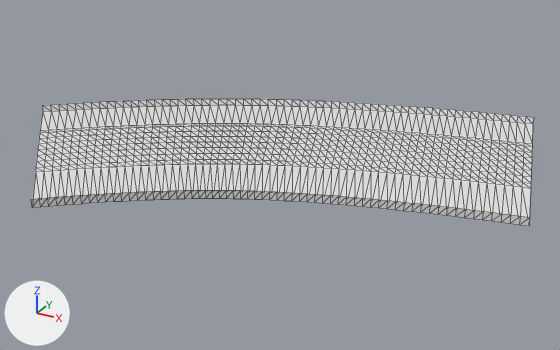
Two versions of the glTF model public/assets/gen4/models/track-27.glb, one commit apart.
One viewpoint serves both versions: a camera (50 mm lens) standing at (199.6, -451.1, 39.5) and looking at (154.7, -369.4, -1.3). The lights are fixed; the arrows at lower left show +X, +Y and +Z. The older version comes first. Mesh edges are drawn as thin lines. Vertices at exactly the same position are counted once.

The first picture shows 'track-27'.
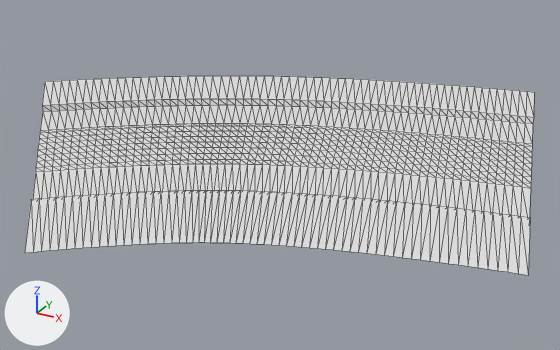
What differs and where, as boxes [x1, y1, x2, y2] in the pictures (560 x 350 px):
'track-27', reshaped (56% taller)
    before: [31, 99, 534, 226]
    after: [25, 76, 534, 275]
part 1 of me_track_27, added
    after: [42, 76, 534, 117]
part 2 of me_track_27, added
    after: [25, 190, 530, 275]

The edits, one by one:
me_track_27 is used by ob_track_27; location (0.0, 0.0, 0.0).
me_track_27 had 819 vertices, 1488 faces and spanned x 118.3..187.7, y -398.1..-344.2, z 2.4..3.8.
me_track_27 now has 945 vertices, 1736 faces and spans x 110.2..190.1, y -406.9..-332.4, z 2.4..3.8.
Part 1, on me_track_27:
53 vertices are added at x 110.2..177.7, y -365.3..-332.7, z 3.4..3.8.
5 new vertices lie (1.1, 0.3, 0.0) away from vertices in x 162.2..177.7, y -336.4..-332.7, z 3.4..3.5.
5 new vertices lie (1.0, 0.8, 0.0) away from vertices in x 112.0..123.7, y -363.6..-354.4, z 3.7..3.8.
124 new faces join them.
Part 2, on me_track_27:
52 vertices are added at x 148.2..189.3, y -406.9..-387.9, z 3.4..3.8.
6 new vertices lie (0.6, 0.5, 0.0) away from vertices in x 148.2..156.5, y -406.9..-400.3, z 3.7..3.8.
5 new vertices lie (0.8, 0.2, 0.0) away from vertices in x 173.7..189.3, y -391.8..-387.9, z 3.4..3.5.
124 new faces join them.
